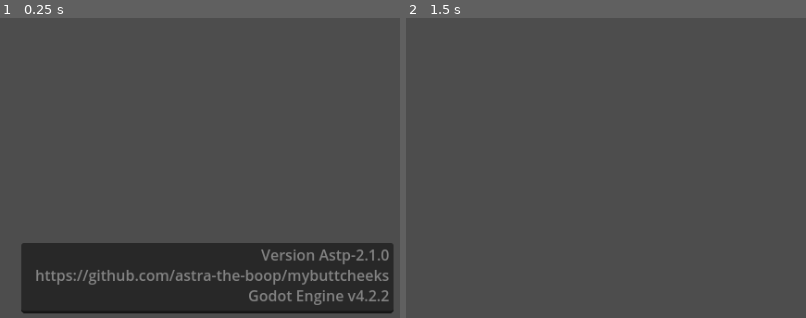
Above: before the commit, frames 1-2 (left to right).
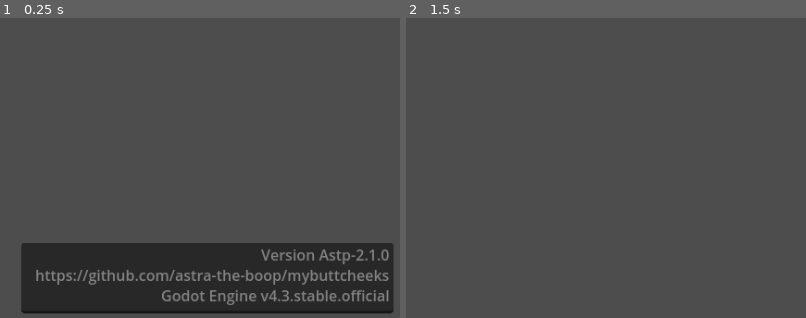
Above: after the commit, the same moments.

Repository: astra-the-boop/mybuttcheeks
Game: Godot game, scene res://scenes/menu.tscn
Two runs of this game, one before a commit and one after it. Both use one fixed random seed, a clock stepped at 60 frames per second and the inputs below. Video files are missing from this copy of the repository; at most half a second of black plays in their place.
Inputs:
- Up to frame 1 (0.25 s): no input
- Up to frame 2 (1.5 s): click "PLAY" at 0.5 s; tap Enter at 1.25 s
The pictures show only the part of the screen within x 50-100%, y 50-100%; the shares and areas given below are measured in that part.

The runs differ from the first frame. In frame 1, 1.1% of the frame differs, in the area x 40-98%, y 90-96%; in frame 2, nothing differs.

Commit message:
astp-2.1.0

Diff:
--- a/scenes/menu.tscn
+++ b/scenes/menu.tscn
@@ -18,7 +18,7 @@
 theme_override_constants/line_spacing = -1
 text = "Version Astp-2.1.0
 https://github.com/astra-the-boop/mybuttcheeks
-Godot Engine v4.2.2"
+Godot Engine v4.3.stable.official"
 editable = false
 
 [node name="play" type="Button" parent="."]
Not shown, changed: export_presets.cfg
Not shown, changed: .DS_Store
Not shown, changed: README.md
Not shown, added: release/Windows x86_32/astp-2.1.0 x86_32.console.exe
Not shown, added: release/Windows x86_32/astp-2.1.0 x86_32.exe
Not shown, added: release/Windows x86_32/astp-2.1.0 x86_32.pck
Not shown, added: release/Windows x86_64/astp-2.1.0 x86_64.console.exe
Not shown, added: release/Windows x86_64/astp-2.1.0 x86_64.exe
Not shown, added: release/Windows x86_64/astp-2.1.0 x86_64.pck
Not shown, added: release/Windows_arm64/.DS_Store
Not shown, added: release/Windows_arm64/astp-2.1.0 arm64.console.exe
Not shown, added: release/Windows_arm64/astp-2.1.0 arm64.exe
(and 2 more such lines)
